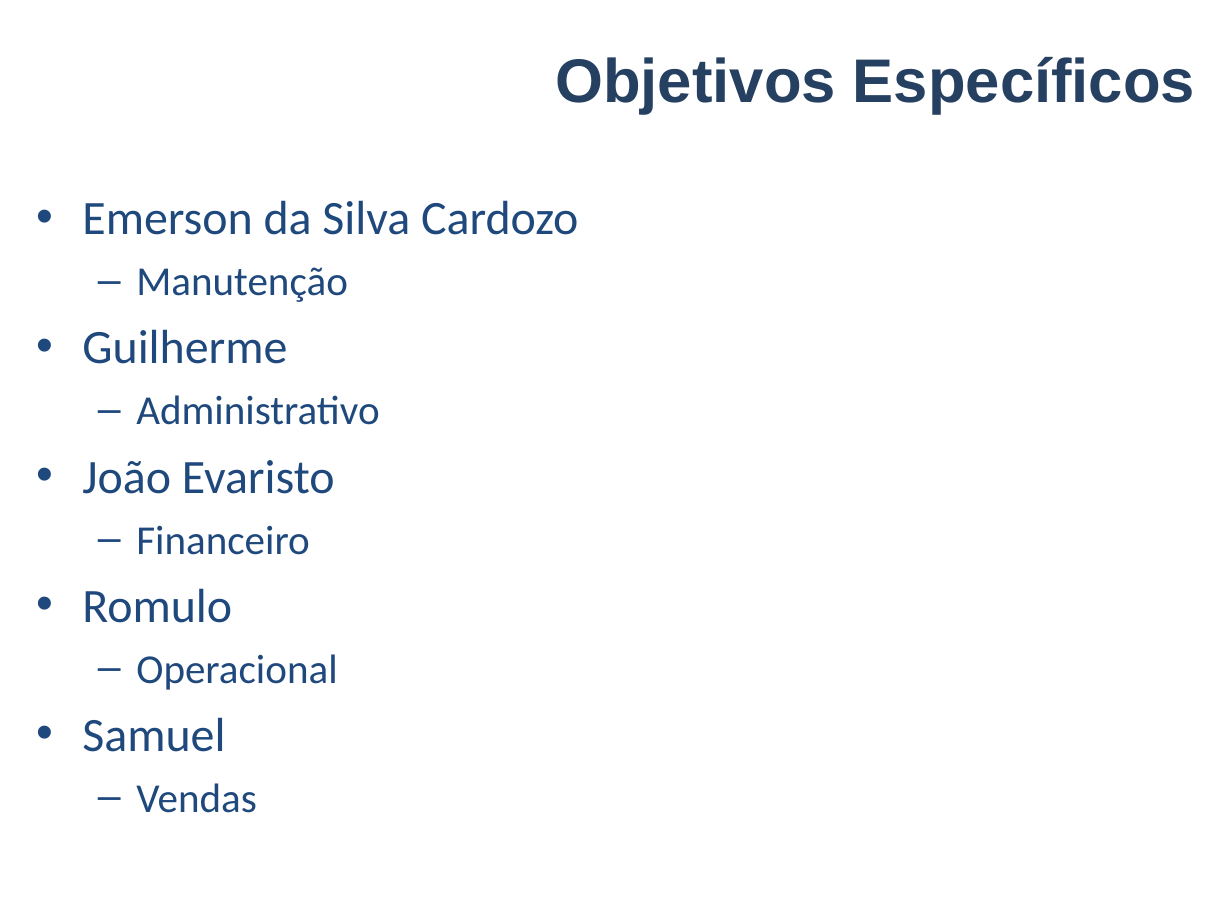
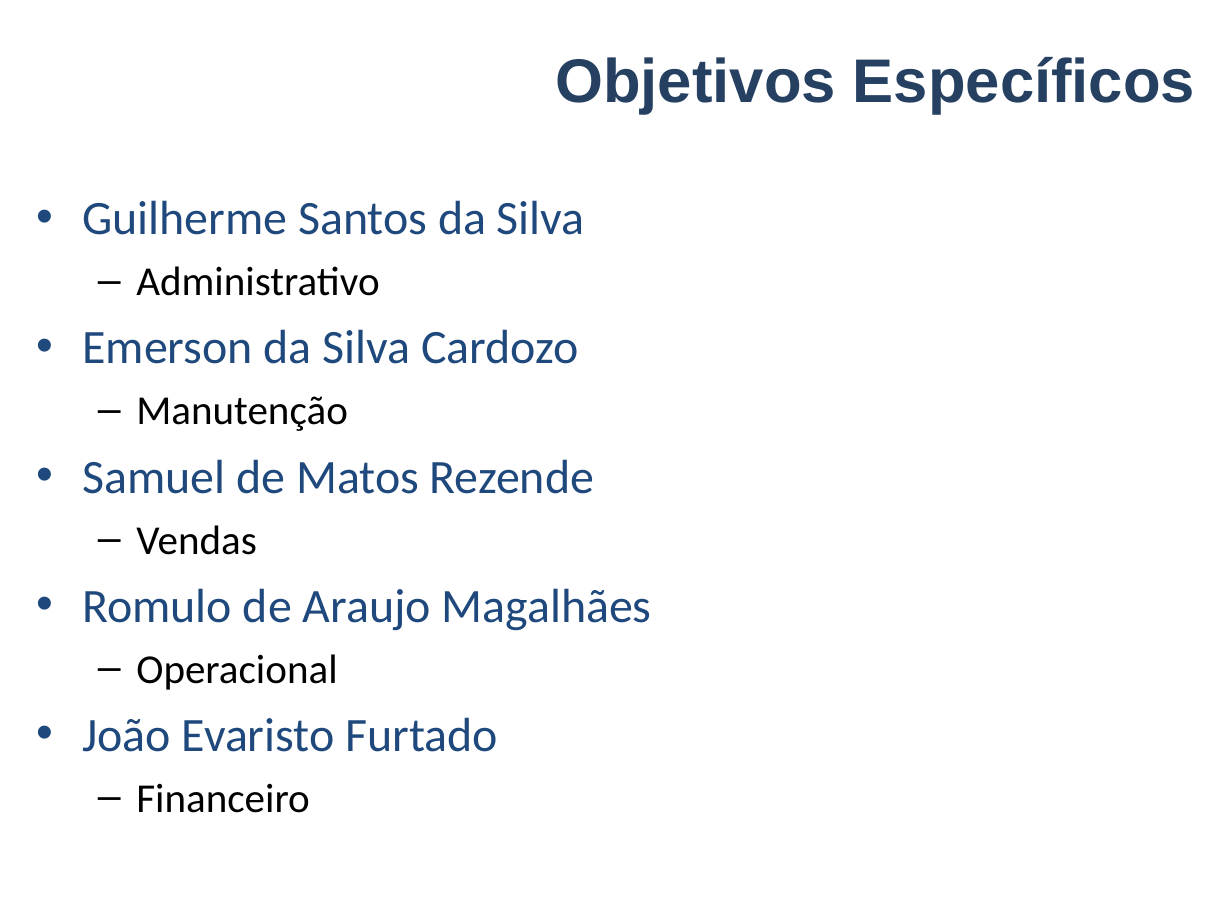
Before and after one commit to smrpuc/pos-fit-es10, a slide deck: slide 6 of Material Aulas/Metodologia de Pesquisa/FIT-TCC-Grupo04.ppt. Drawn at 1232x924 pixels with LibreOffice and Linux fonts; fonts in the diff are those of the drawing; background and template pictures are left out. Boxes give left, top, right and bottom in pixels: in the first picture for what was removed or moved away, otherwise in the second. Text is boxed around its words. In the diff, an @@ line names an element or a change of style, - is before the commit and + after.

```diff
--- a/Material Aulas/Metodologia de Pesquisa/FIT-TCC-Grupo04.ppt
+++ b/Material Aulas/Metodologia de Pesquisa/FIT-TCC-Grupo04.ppt
@@ text at [82, 200, 585, 296]: paragraphs added @@
+• Guilherme Santos da Silva
+  – Administrativo
@@ text at [136, 396, 348, 813]: text colour #1F497D to #000000 in "Manutenção", "Financeiro"; bullet colour #1F497D to #000000 @@
@@ text at [82, 459, 652, 752]: text changed @@
-• Guilherme
-  – Administrativo
-• João Evaristo
+• Samuel de Matos Rezende
+  – Vendas
+• Romulo de Araujo Magalhães
+  – Operacional
+• João Evaristo Furtado
@@ text at [82, 588, 337, 813]: paragraphs removed @@
-• Romulo
-  – Operacional
-• Samuel
-  – Vendas
```
Also in this commit, not shown: 5 other slides changed.
